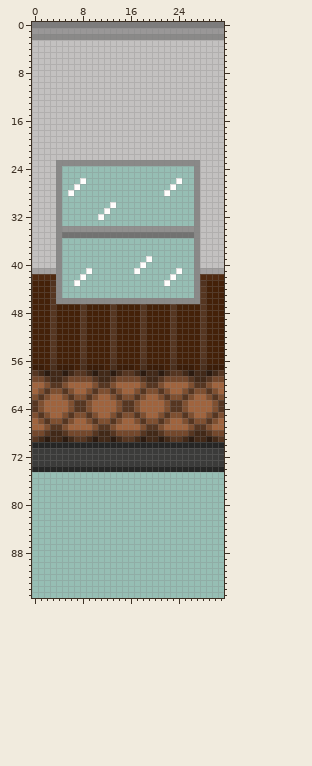
Sprite sheet -- Scenes/Station/Environment/WindowWall_NoBlinds_Tile.png. The picture above is the old version.
The file is 32x96 pixels. Colours within 5 levels of each other are drawn and written as one.
The same view after the edit:
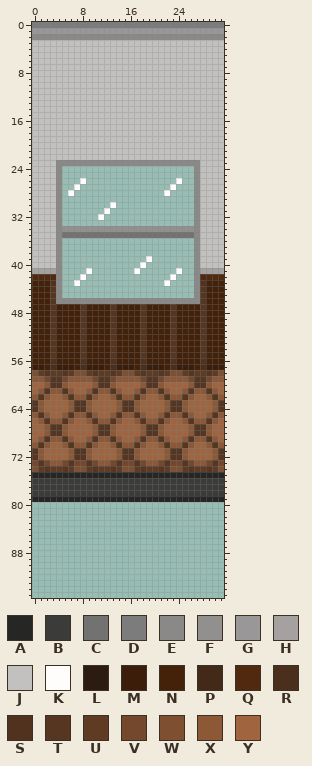
Palette (. is transparent): A #262625  B #3b3b3a  C #727271  D #7d7c7c  E #8a8988  F #91908f  G #999797  H #a4a1a0  J #c3c1c0  K #fffdfc  L #2c1b10  M #3b1d09  N #442109  P #422918  Q #50290f  R #4a2f1d  S #50321f  T #563621  U #5f3b24  V #74482c  W #7e4f30  X #8d5836  Y #a0643e
What changed:
@@ x 0..31 @@
 57 MMNRMMMNRMMMNRMMMNRMMMNRMMMNRMMM
-58 TPLPPLPTTPLPPLPTTPLPPLPTTPLPPLPT
-59 VVTPPTVVVVTPPTVVVVTPPTVVVVTPPTVV
-60 YYWTTWYYYYWTTWYYYYWTTWYYYYWTTWYY
-61 YWTWWTWYYWTWWTWYYWTWWTWYYWTWWTWY
-62 WTWYYWTWWTWYYWTWWTWYYWTWWTWYYWTW
-63 TWYYYYWTTWYYYYWTTWYYYYWTTWYYYYWT
-64 TWYYYYWTTWYYYYWTTWYYYYWTTWYYYYWT
-65 WTWYYWTWWTWYYWTWWTWYYWTWWTWYYWTW
-66 YWTWWTWYYWTWWTWYYWTWWTWYYWTWWTWY
-67 YYWTTWYYYYWTTWYYYYWTTWYYYYWTTWYY
-68 VVTPPTVVVVTPPTVVVVTPPTVVVVTPPTVV
-69 TPLPPLPTTPLPPLPTTPLPPLPTTPLPPLPT
-70 AAAAAAAAAAAAAAAAAAAAAAAAAAAAAAAA
-71 BBBBBBBBBBBBBBBBBBBBBBBBBBBBBBBB
-72 BBBBBBBBBBBBBBBBBBBBBBBBBBBBBBBB
-73 BBBBBBBBBBBBBBBBBBBBBBBBBBBBBBBB
-74 AAAAAAAAAAAAAAAAAAAAAAAAAAAAAAAA
-75 ................................
-76 ................................
-77 ................................
-78 ................................
-79 ................................
+58 WUTUUTUWWUTUUTUWWUTUUTUWWUTUUTUW
+59 XXVTTVXXXXVTTVXXXXVTTVXXXXVTTVXX
+60 YYXTTXYYYYXTTXYYYYXTTXYYYYXTTXYY
+61 YXTXXTXYYXTXXTXYYXTXXTXYYXTXXTXY
+62 XTXYYXTXXTXYYXTXXTXYYXTXXTXYYXTX
+63 TXYYYYXTTXYYYYXTTXYYYYXTTXYYYYXT
+64 TXYYYYXTTXYYYYXTTXYYYYXTTXYYYYXT
+65 XTXYYXTXXTXYYXTXXTXYYXTXXTXYYXTX
+66 YXTXXTXYYXTXXTXYYXTXXTXYYXTXXTXY
+67 YYXTTXYYYYXTTXYYYYXTTXYYYYXTTXYY
+68 YYXTTXYYYYXTTXYYYYXTTXYYYYXTTXYY
+69 YXTXXTXYYXTXXTXYYXTXXTXYYXTXXTXY
+70 XTXYYXTXXTXYYXTXXTXYYXTXXTXYYXTX
+71 TXYYYYXTTXYYYYXTTXYYYYXTTXYYYYXT
+72 TXYYYYXTTXYYYYXTTXYYYYXTTXYYYYXT
+73 VTVXXVTVVTVXXVTVVTVXXVTVVTVXXVTV
+74 WUTUUTUWWUTUUTUWWUTUUTUWWUTUUTUW
+75 AAAAAAAAAAAAAAAAAAAAAAAAAAAAAAAA
+76 BBBBBBBBBBBBBBBBBBBBBBBBBBBBBBBB
+77 BBBBBBBBBBBBBBBBBBBBBBBBBBBBBBBB
+78 BBBBBBBBBBBBBBBBBBBBBBBBBBBBBBBB
+79 AAAAAAAAAAAAAAAAAAAAAAAAAAAAAAAA
 80 ................................
